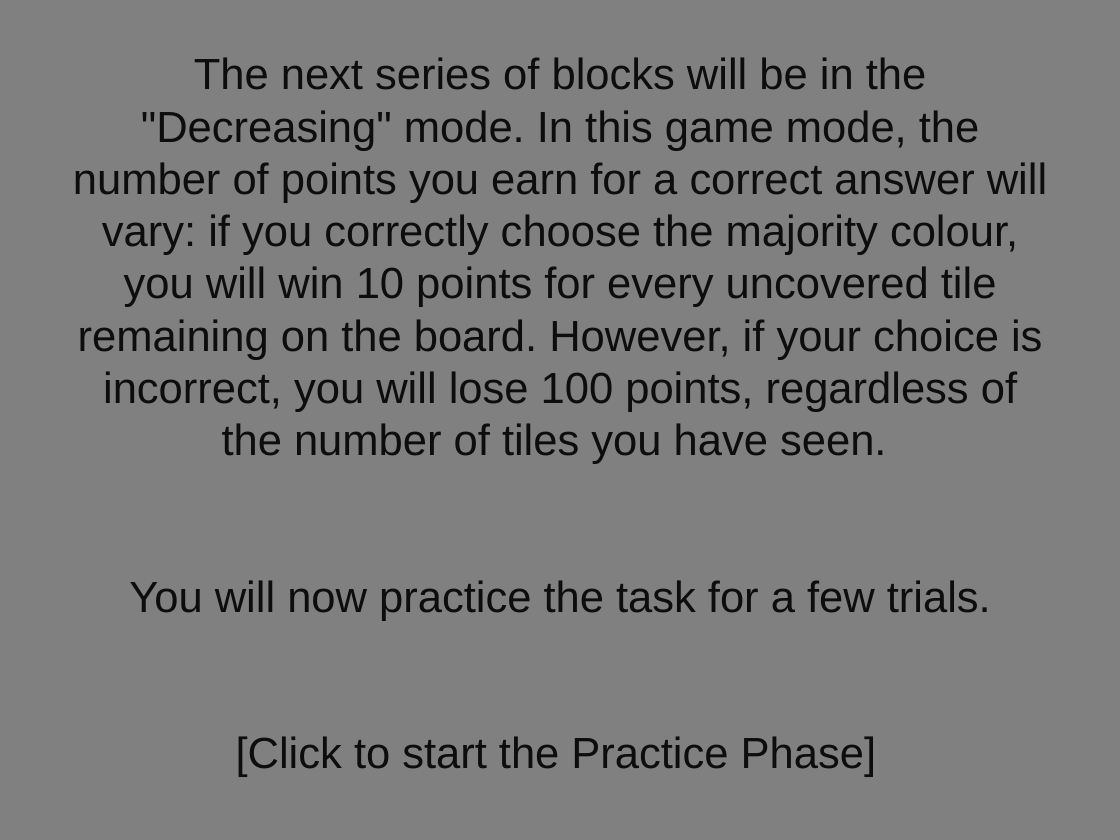
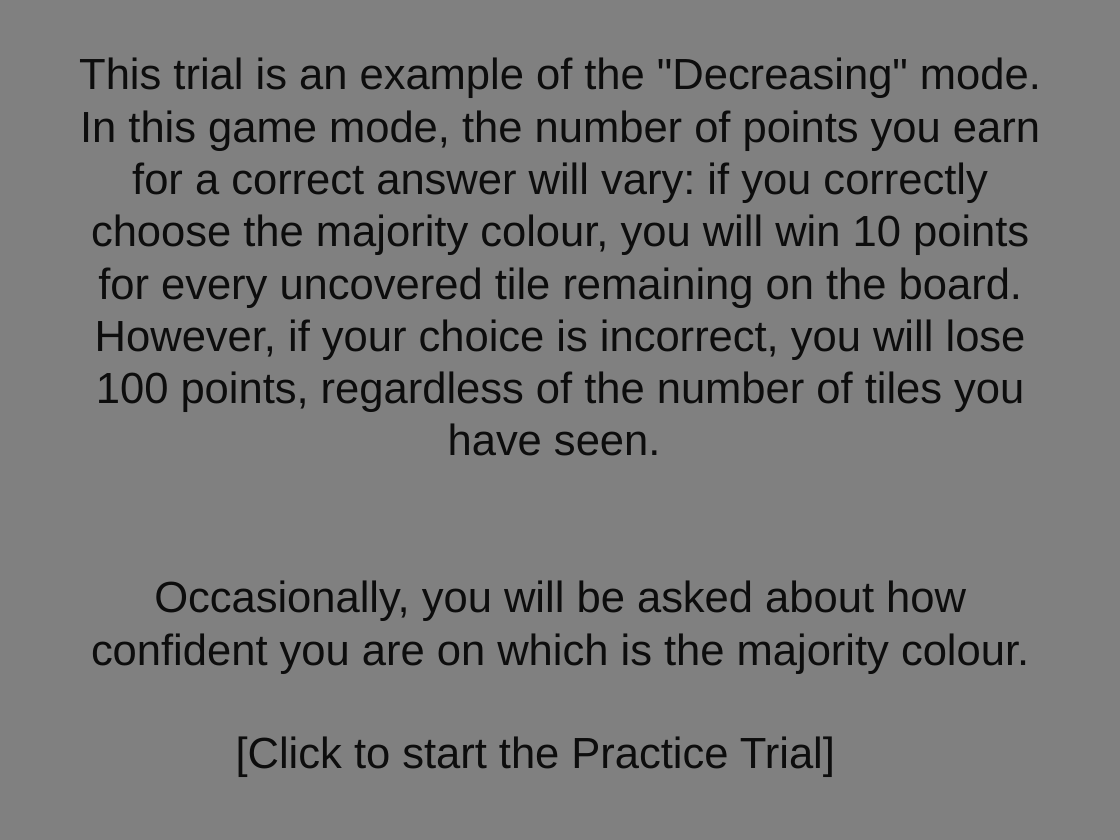
Before and after one commit to jasminetan6032/IST-EEG, a slide deck: slide 16 of Instructions/instructions_adapted.pptx. Drawn at 1120x840 pixels with LibreOffice and Linux fonts; fonts in the diff are those of the drawing. Boxes give left, top, right and bottom in pixels: in the first picture for what was removed or moved away, otherwise in the second. Text is boxed around its words. In the diff, an @@ line names an element or a change of style, - is before the commit and + after.

Commit message:
Set up practice trials

```diff
--- a/Instructions/instructions_adapted.pptx
+++ b/Instructions/instructions_adapted.pptx
@@ text at bbox=[79, 57, 1041, 674]: text changed @@
-The next series of blocks will be in the "Decreasing" mode. In this game mode, the number of points you earn for a correct answer will vary: if you correctly choose the majority colour, you will win 10 points for every uncovered tile remaining on the board. However, if your choice is incorrect, you will lose 100 points, regardless of the number of tiles you have seen.
-You will now practice the task for a few trials.
+This trial is an example of the "Decreasing" mode. In this game mode, the number of points you earn for a correct answer will vary: if you correctly choose the majority colour, you will win 10 points for every uncovered tile remaining on the board. However, if your choice is incorrect, you will lose 100 points, regardless of the number of tiles you have seen.
+Occasionally, you will be asked about how confident you are on which is the majority colour.
@@ text at bbox=[236, 736, 835, 777]: text changed @@
-[Click to start the Practice Phase]
+[Click to start the Practice Trial]
```
Also in this commit, not shown: 1 other slide changed, 11 other files.
